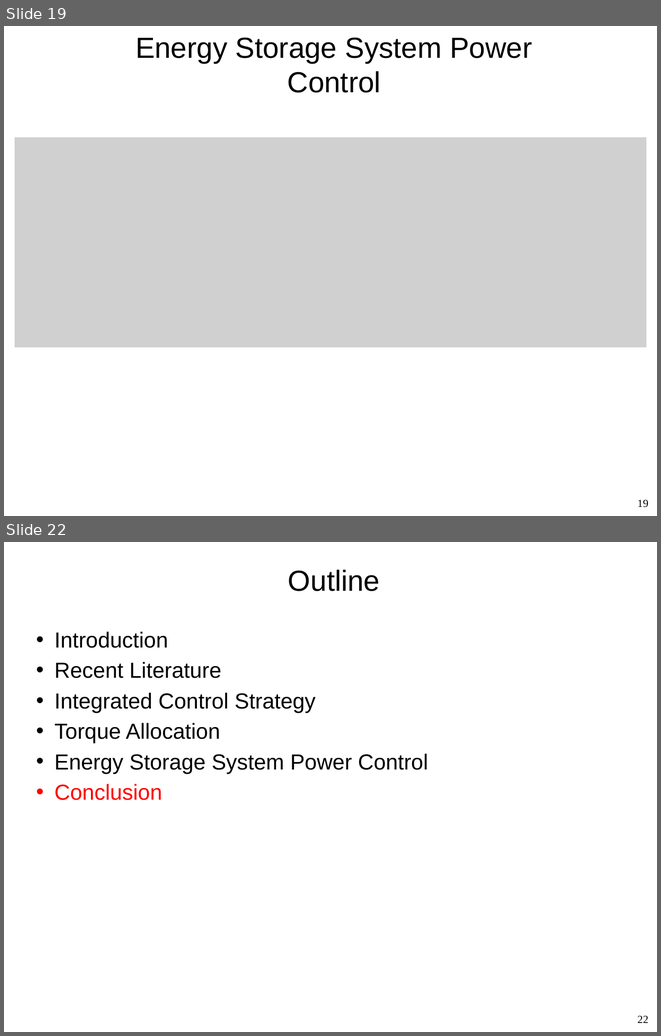
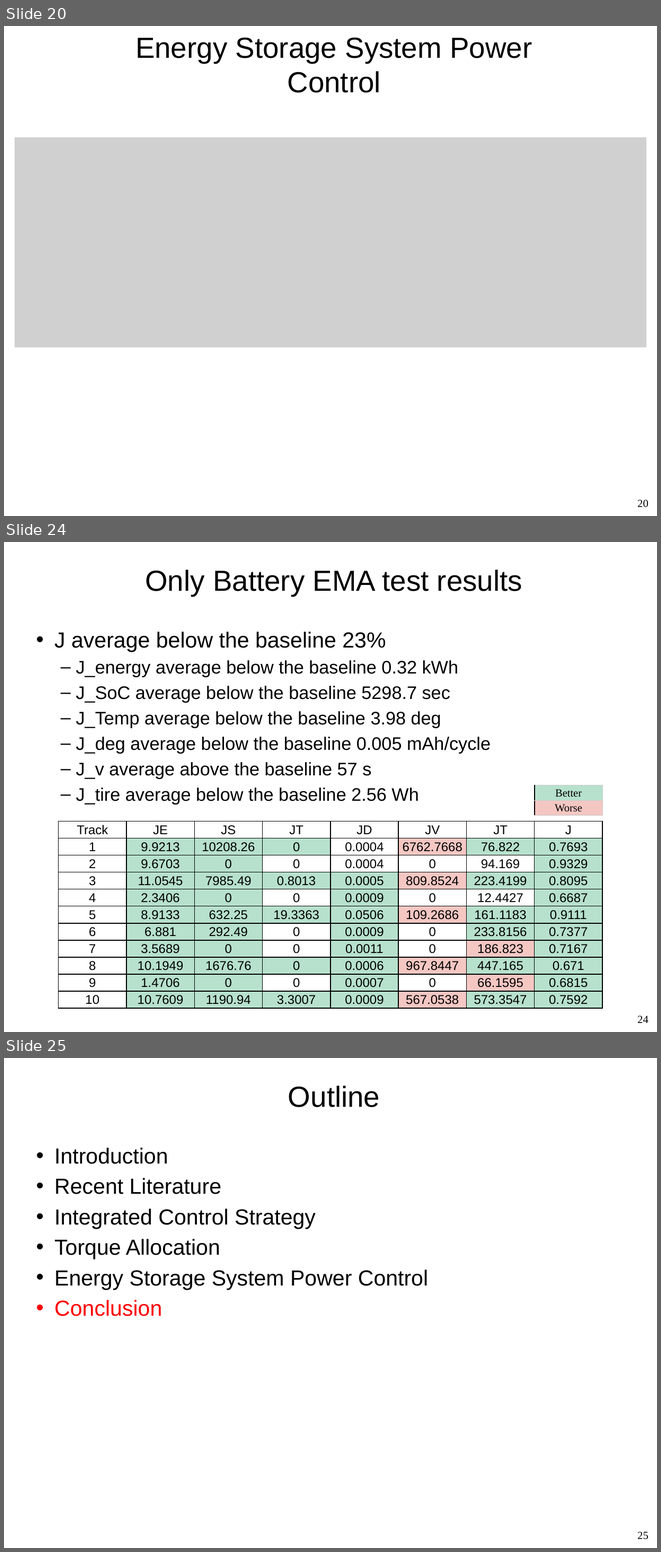
Before and after one commit to david54573/MPC-for-fuel-cell-hybrid-EMA, a slide deck: MVC2023_EMA.pptx. Shown one above the other, each under a label of ours: slides 19 and 22 before the commit, slides 20, 24 and 25 after it; the slides between them are not shown. The pictures are 661x1036 and 661x1552 pixels, drawn with LibreOffice and Linux fonts; fonts in the diff are those of the drawing; grey boxes stand for pictures; background and template pictures are left out. Boxes give left, top, right and bottom in pixels: in the first picture for what was removed or moved away, otherwise in the second. Text is boxed around its words. In the diff, an @@ line names an element or a change of style, - is before the commit and + after.

```diff
--- a/MVC2023_EMA.pptx
+++ b/MVC2023_EMA.pptx
@@ slide 24 added at [4,542,657,1032], background #FFFFFF @@
@@ title added at [145,570,522,596], 32 pt, text #000000 @@
+Only Battery EMA test results
@@ text added at [54,632,491,804], 20 pt, text #000000 @@
+• J average below the baseline 23%
+  – J_energy average below the baseline 0.32 kWh
+  – J_SoC average below the baseline 5298.7 sec
+  – J_Temp average below the baseline 3.98 deg
+  – J_deg average below the baseline 0.005 mAh/cycle
+  – J_v average above the baseline 57 s
+  – J_tire average below the baseline 2.56 Wh
@@ table added at [534,785,602,816], 2 rows, 1 columns @@
+Better
+Worse
@@ table added at [58,821,601,1018], 11 rows, 8 columns @@
+Track | JE | JS | JT | JD | JV | JT | J
+1 | 9.9213 | 10208.26 | 0 | 0.0004 | 6762.7668 | 76.822 | 0.7693
+2 | 9.6703 | 0 | 0 | 0.0004 | 0 | 94.169 | 0.9329
+3 | 11.0545 | 7985.49 | 0.8013 | 0.0005 | 809.8524 | 223.4199 | 0.8095
+4 | 2.3406 | 0 | 0 | 0.0009 | 0 | 12.4427 | 0.6687
+5 | 8.9133 | 632.25 | 19.3363 | 0.0506 | 109.2686 | 161.1183 | 0.9111
+6 | 6.881 | 292.49 | 0 | 0.0009 | 0 | 233.8156 | 0.7377
+7 | 3.5689 | 0 | 0 | 0.0011 | 0 | 186.823 | 0.7167
+8 | 10.1949 | 1676.76 | 0 | 0.0006 | 967.8447 | 447.165 | 0.671
+9 | 1.4706 | 0 | 0 | 0.0007 | 0 | 66.1595 | 0.6815
+10 | 10.7609 | 1190.94 | 3.3007 | 0.0009 | 567.0538 | 573.3547 | 0.7592
@@ page number added at [637,1015,648,1023], 12 pt, text #000000 @@
+24
@@ what was slide 19 is now slide 20 @@
@@ page number at [637,499,648,507]: text changed @@
-19
+20
@@ what was slide 22 is now slide 25 @@
@@ page number at [637,1531,648,1539]: text changed @@
-22
+25
```
Also in this commit, not shown: 3 slides changed, 2 other slides added, 1 other file.
